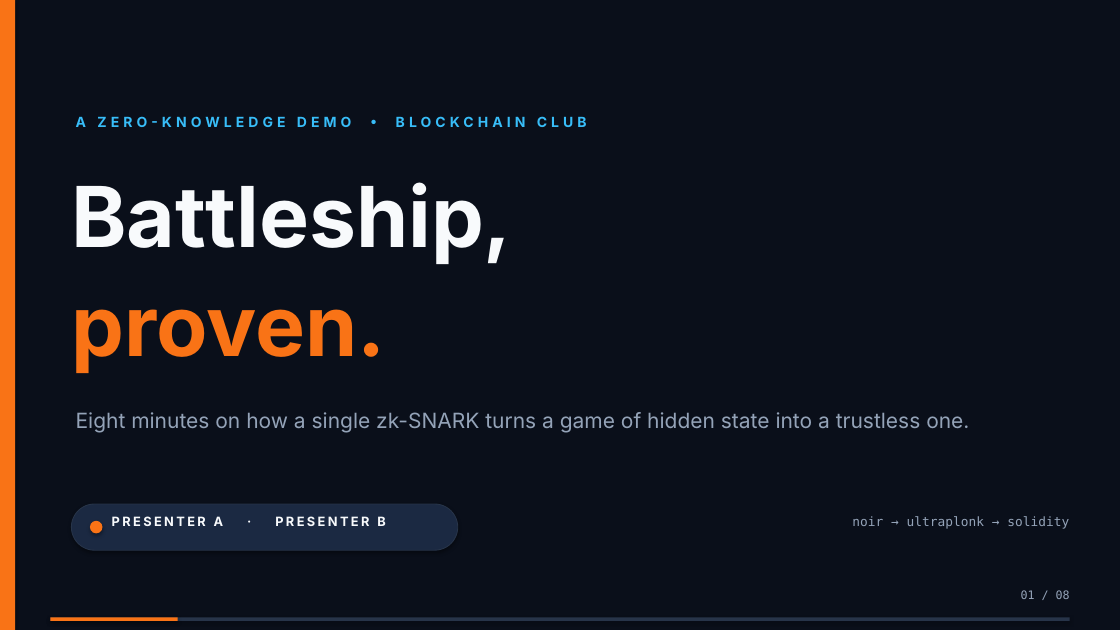
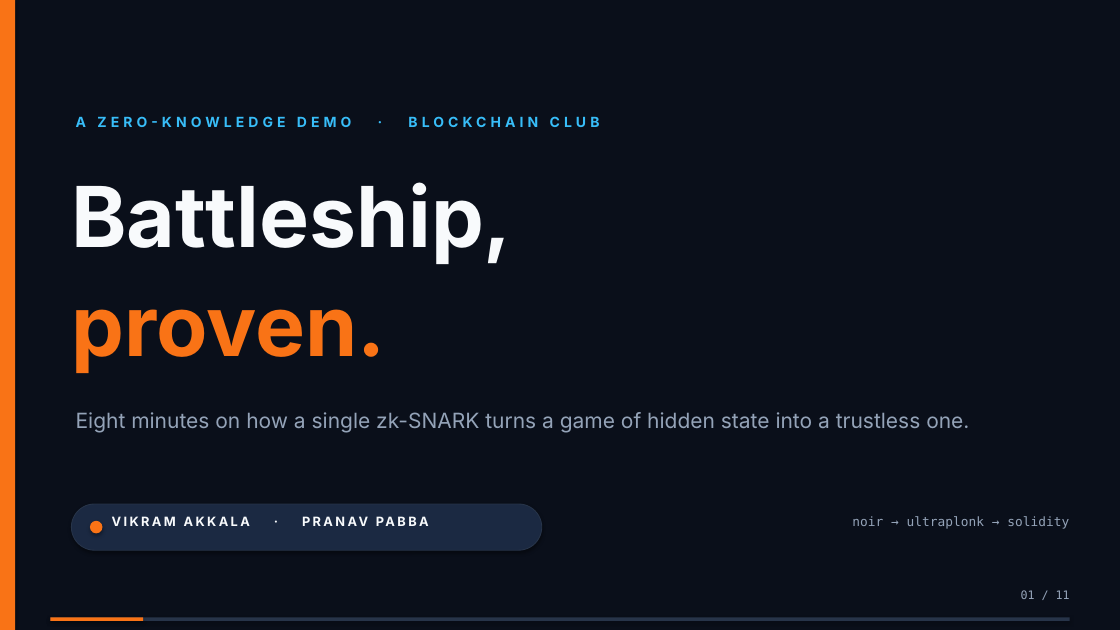
Before and after one commit to ppabba101/solidity-battleship, a slide deck: slide 1 of presentation/battleship-zk-demo.pptx. Drawn at 1120x630 pixels with LibreOffice and Linux fonts; fonts in the diff are those of the drawing. Boxes give left, top, right and bottom in pixels: in the first picture for what was removed or moved away, otherwise in the second. Text is boxed around its words. In the diff, an @@ line names an element or a change of style, - is before the commit and + after.

```diff
--- a/presentation/battleship-zk-demo.pptx
+++ b/presentation/battleship-zk-demo.pptx
@@ text at (76,116,600,127): text changed @@
-A ZERO-KNOWLEDGE DEMO • BLOCKCHAIN CLUB
+A ZERO-KNOWLEDGE DEMO · BLOCKCHAIN CLUB
@@ rounded rectangle: place and size @@
-rounded rectangle at (71,504,458,550)
+rounded rectangle at (71,504,542,550)
@@ text at (112,516,250,526): text changed @@
-PRESENTER A · PRESENTER B
+VIKRAM AKKALA · PRANAV PABBA
@@ text at (1021,590,1070,599): text changed @@
-01 / 08
+01 / 11
@@ rectangle: place and size @@
-rectangle at (50,618,178,621)
+rectangle at (50,618,143,621)
```
Also in this commit, not shown: 6 other slides changed, 4 slides added, 1 slide removed, 14 other files.
